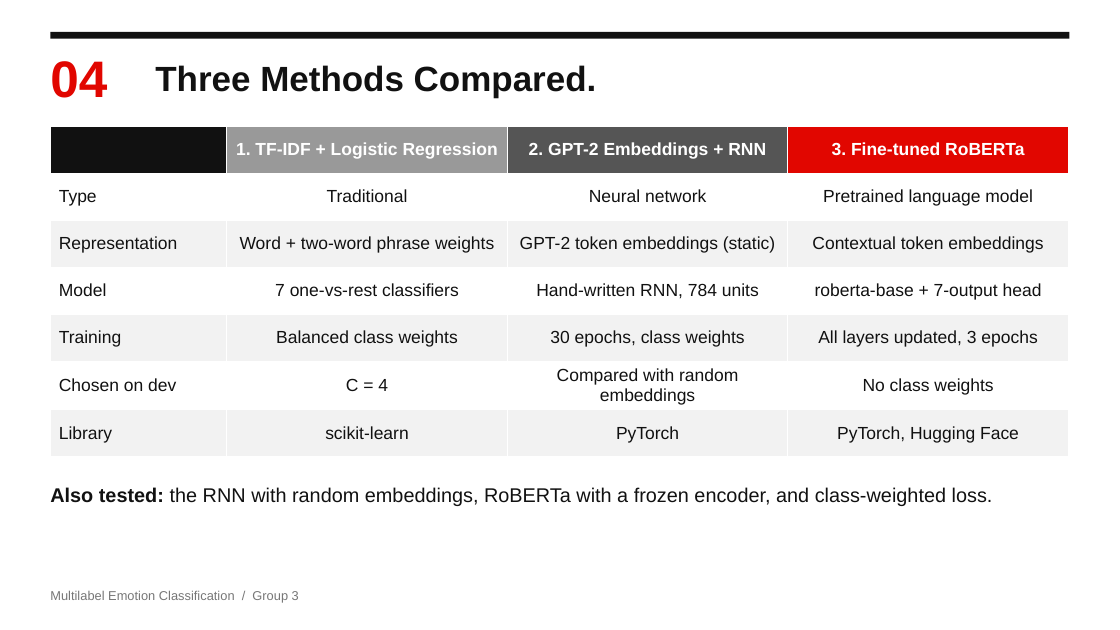
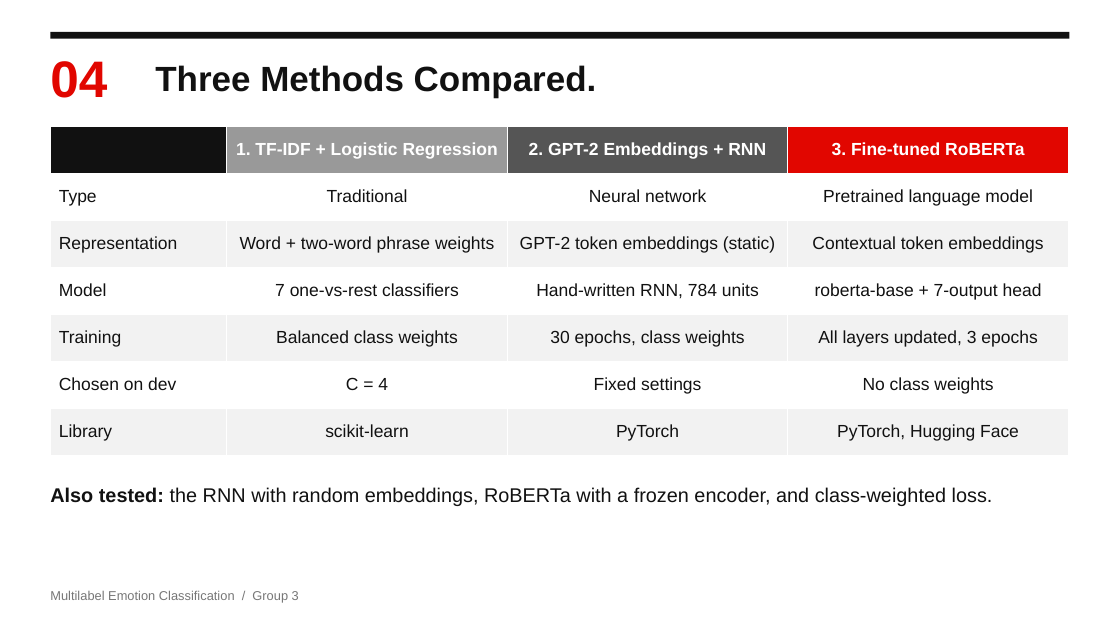
Before and after one commit to Ephab/NLP-Project, a slide deck: slide 4 of Emotion_Classification_Presentation.pptx. Drawn at 1120x630 pixels with LibreOffice and Linux fonts; fonts in the diff are those of the drawing. Boxes give left, top, right and bottom in pixels: in the first picture for what was removed or moved away, otherwise in the second. Text is boxed around its words. In the diff, an @@ line names an element or a change of style, - is before the commit and + after.

```diff
--- a/Emotion_Classification_Presentation.pptx
+++ b/Emotion_Classification_Presentation.pptx
@@ table at box(50, 126, 1069, 455) @@
-row 6, column 3: Compared with random embeddings
+row 6, column 3: Fixed settings
```
Also in this commit, not shown: 7 other slides changed, 1 slide removed, 2 other files.
